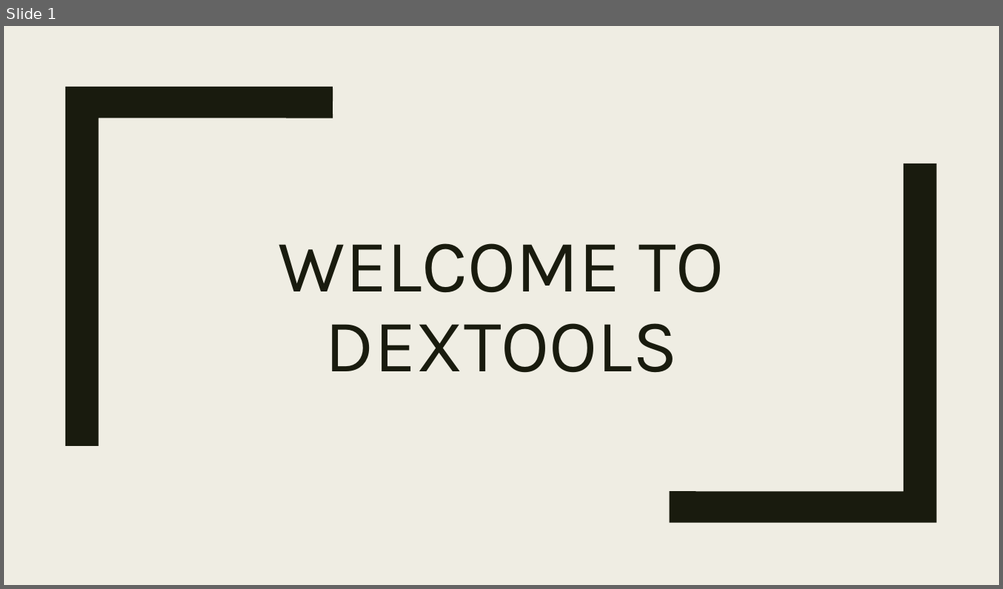
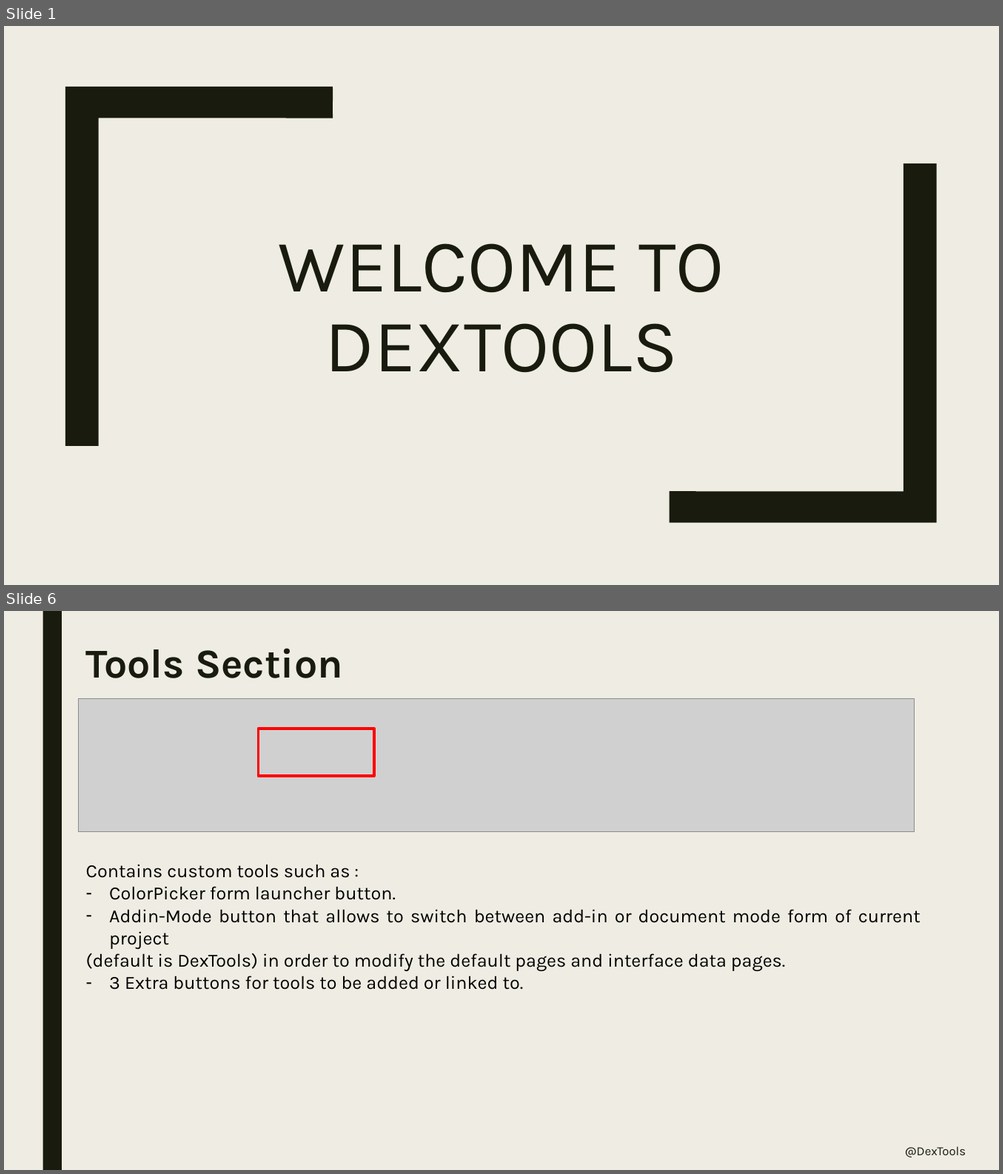
Before and after one commit to dexterial/Dextools, a slide deck: Main/Guide.pptx. Shown one above the other, each under a label of ours: slide 1 before the commit, slides 1 and 6 after it; the slides between them are not shown. The pictures are 1003x589 and 1003x1174 pixels, drawn with LibreOffice and Linux fonts; fonts in the diff are those of the drawing; grey boxes stand for pictures. Boxes give left, top, right and bottom in pixels: in the first picture for what was removed or moved away, otherwise in the second. Text is boxed around its words. In the diff, an @@ line names an element or a change of style, - is before the commit and + after.

Commit message:
added new project wizard, buggy still and create new container

```diff
--- a/Main/Guide.pptx
+++ b/Main/Guide.pptx
@@ slide 6 added at [4, 611, 999, 1170], background #EFEDE3 @@
@@ rectangle added at [42, 611, 62, 1170], fill #191B0E @@
@@ title added at [86, 648, 343, 678], 39.6 pt, text #191B0E, bold @@
+Tools Section
@@ picture added at [79, 699, 914, 832] @@
@@ rectangle added at [259, 729, 374, 776], outline #FF0000 2.75 pt @@
@@ text added at [86, 864, 920, 990], 18 pt, text #000000 @@
+Contains custom tools such as :
+– ColorPicker form launcher button.
+– Addin-Mode button that allows to switch between add-in or document mode form of current project
+(default is DexTools) in order to modify the default pages and interface data pages.
+– 3 Extra buttons for tools to be added or linked to.
@@ text added at [905, 1147, 965, 1158], 12 pt, text #191B0E @@
+@DexTools
```
Also in this commit, not shown: 2 slides changed, 2 other slides added, 1 other file.
